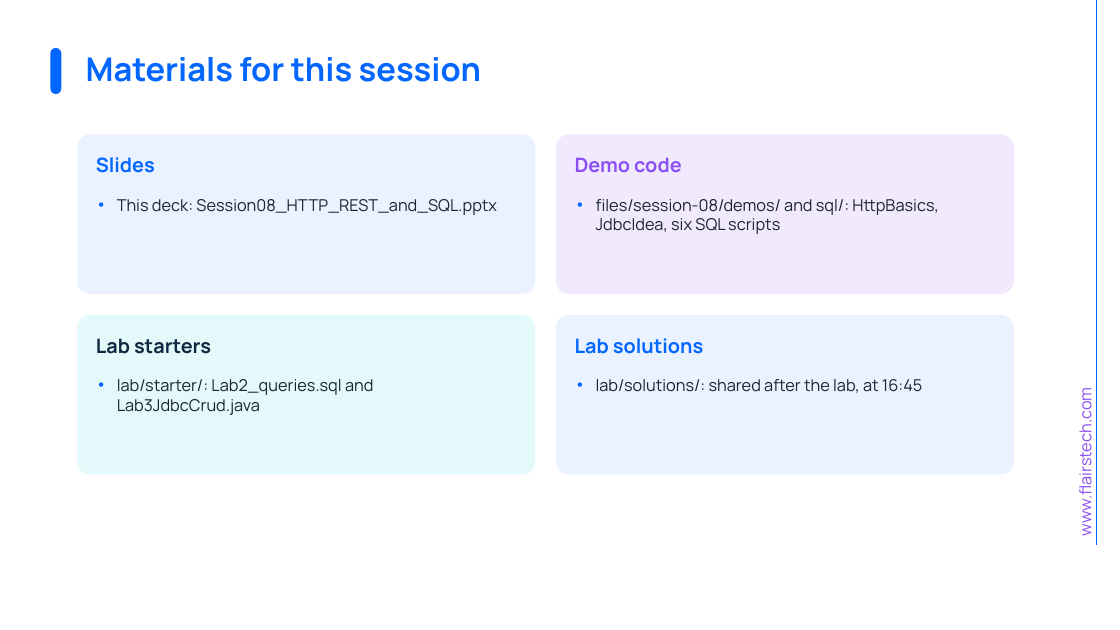
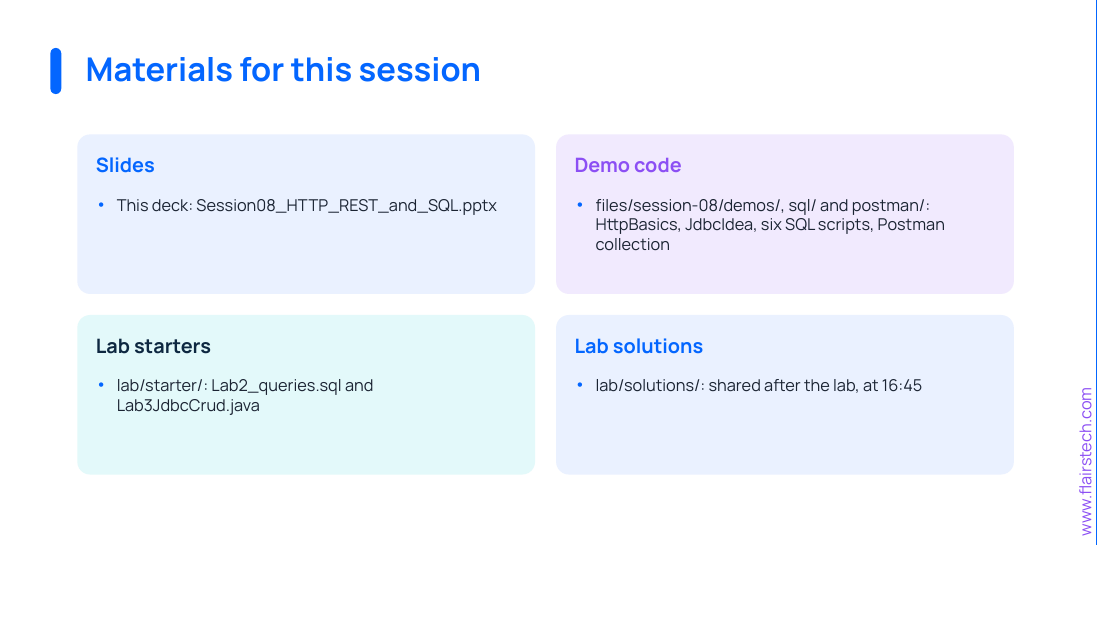
Before and after one commit to muhammedkamal/java-spring-bootcamp, a slide deck: slide 27 of files/Session08_HTTP_REST_and_SQL.pptx (slide 22 before the commit). Drawn at 1120x630 pixels with LibreOffice and Linux fonts; fonts in the diff are those of the drawing; background and template pictures are left out. Boxes give left, top, right and bottom in pixels: in the first picture for what was removed or moved away, otherwise in the second. Text is boxed around its words. In the diff, an @@ line names an element or a change of style, - is before the commit and + after.

Commit message:
Add Session 8 Postman demo collection, PostgreSQL setup slides and web DB tools
- Postman collection for HttpBasics (local) and JSONPlaceholder, with status tests
- HttpBasics: serve mode for Postman and a 400 for POST without a title
- compose.yaml: Adminer on 8081 and pgAdmin on 5050 with the shop server preregistered
- Deck: five slides on Docker setup, psql, web tools, native install and troubleshooting

```diff
--- a/files/Session08_HTTP_REST_and_SQL.pptx
+++ b/files/Session08_HTTP_REST_and_SQL.pptx
@@ text at bbox=[596, 199, 945, 251]: text changed @@
-• files/session-08/demos/ and sql/: HttpBasics, JdbcIdea, six SQL scripts
+• files/session-08/demos/, sql/ and postman/: HttpBasics, JdbcIdea, six SQL scripts, Postman collection
```
Also in this commit, not shown: 1 other slide changed, 5 slides added, 5 other files.
